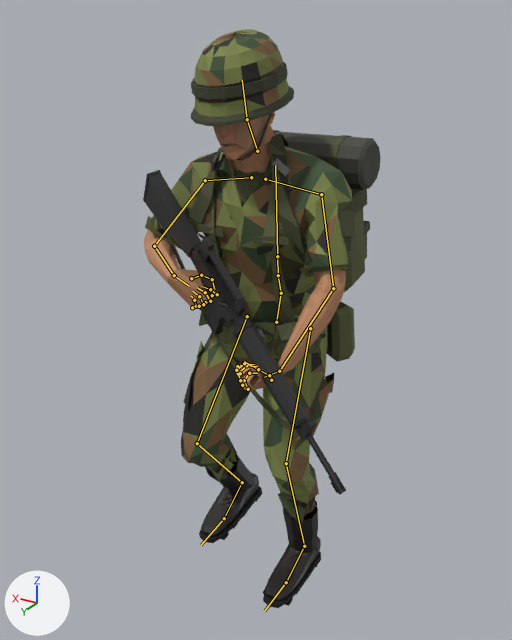
Two versions of the glTF model src/Game.Godot/Assets/Infantry/US/us_rifleman.glb, one commit apart.
Camera for both pictures: a 50 mm camera at (-1.0, 1.802, 1.78) aimed at (0.012, 0.115, 0.937). The axes (+X, +Y, +Z) are drawn at lower left. The lights are the same throughout. The first picture is the older version. Both versions are drawn at frame 4 of the action 'Run'; the numbers are the values there. The bones that change, and the others that lie on the model, are drawn over the model as lines.

Names of what the first picture shows: 'USRifleman'.
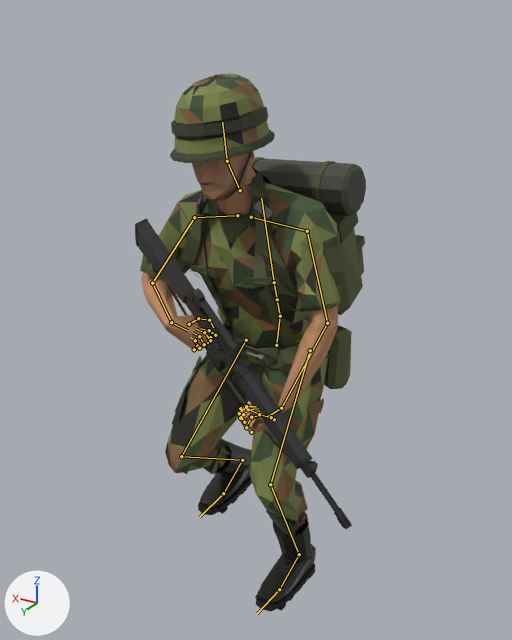
Commit message: feat(infantry): make moving infantry run with athletic combat sprint animation

The change, as a diff of the scene's bpy script:
```diff
--- a/src/Game.Godot/Assets/Infantry/US/us_rifleman.glb.py
+++ b/src/Game.Godot/Assets/Infantry/US/us_rifleman.glb.py
@@ bone_pelvis @@
 bone_pelvis = bpy.data.objects['USRiflemanRig'].pose.bones['pelvis']  # child of 'Root'
-bone_pelvis.location = (0.0, -0.047, -0.017)
-bone_pelvis.rotation_quaternion = (0.999, 0.0, 0.047, 0.017)  # degrees (0, 5, 2)
+bone_pelvis.location = (0.0, -0.121, -0.045)
+bone_pelvis.rotation_quaternion = (0.997, 0.0, 0.072, 0.028)  # degrees (0, 8, 3)
@@ bone_spine_01 @@
 bone_spine_01 = bpy.data.objects['USRiflemanRig'].pose.bones['spine_01']  # child of 'pelvis'
-bone_spine_01.rotation_quaternion = (0.995, 0.095, 0.001, 0.009)  # degrees (11, 0, 1)
+bone_spine_01.rotation_quaternion = (0.995, 0.103, 0.002, 0.016)  # degrees (12, 0, 2)
@@ bone_spine_02 @@
 bone_spine_02 = bpy.data.objects['USRiflemanRig'].pose.bones['spine_02']  # child of 'spine_01'
-bone_spine_02.rotation_quaternion = (0.998, -0.001, -0.065, 0.004)  # degrees (0, -7, 0)
+bone_spine_02.rotation_quaternion = (0.993, 0.064, -0.1, 0.025)  # degrees (7, -12, 2)
@@ bone_hand_r @@
 bone_hand_r = bpy.data.objects['USRiflemanRig'].pose.bones['hand_r']  # child of 'lowerarm_r'
-bone_hand_r.rotation_quaternion = (1.0, -0.001, -0.002, 0.007)  # degrees (0, 0, 1)
+bone_hand_r.rotation_quaternion = (1.0, 0.0, 0.001, -0.003)  # degrees (0, 0, 0)
@@ bone_neck_01 @@
 bone_neck_01 = bpy.data.objects['USRiflemanRig'].pose.bones['neck_01']  # child of 'spine_03'
-bone_neck_01.rotation_quaternion = (1.0, 0.0, 0.0, 0.0)  # degrees (0, 0, 0)
+bone_neck_01.rotation_quaternion = (0.998, -0.07, 0.006, 0.001)  # degrees (-8, 1, 0)
@@ bone_head @@
 bone_head = bpy.data.objects['USRiflemanRig'].pose.bones['head']  # child of 'neck_01'
-bone_head.rotation_quaternion = (1.0, 0.0, 0.0, 0.0)  # degrees (0, 0, 0)
+bone_head.rotation_quaternion = (0.998, -0.061, 0.004, 0.002)  # degrees (-7, 1, 0)
@@ bone_thigh_l @@
 bone_thigh_l = bpy.data.objects['USRiflemanRig'].pose.bones['thigh_l']  # child of 'pelvis'
-bone_thigh_l.rotation_quaternion = (-0.993, 0.094, 0.0, -0.069)  # degrees (-11, 1, 8)
+bone_thigh_l.rotation_quaternion = (-0.966, 0.207, 0.0, -0.155)  # degrees (-24, 4, 18)
@@ bone_calf_l @@
 bone_calf_l = bpy.data.objects['USRiflemanRig'].pose.bones['calf_l']  # child of 'thigh_l'
-bone_calf_l.rotation_quaternion = (0.979, 0.204, 0.0, -0.028)  # degrees (24, 1, -3)
+bone_calf_l.rotation_quaternion = (0.916, 0.395, 0.0, -0.064)  # degrees (46, 3, -7)
@@ bone_foot_l @@
 bone_foot_l = bpy.data.objects['USRiflemanRig'].pose.bones['foot_l']  # child of 'calf_l'
-bone_foot_l.rotation_quaternion = (0.99, -0.089, 0.0, 0.108)  # degrees (-10, 1, 12)
+bone_foot_l.rotation_quaternion = (0.966, -0.221, 0.0, 0.136)  # degrees (-25, 3, 15)
@@ bone_thigh_r @@
 bone_thigh_r = bpy.data.objects['USRiflemanRig'].pose.bones['thigh_r']  # child of 'pelvis'
-bone_thigh_r.rotation_quaternion = (0.961, -0.261, 0.0, -0.088)  # degrees (-30, -3, -10)
+bone_thigh_r.rotation_quaternion = (0.921, -0.376, 0.0, -0.101)  # degrees (-44, -4, -11)
@@ bone_calf_r @@
 bone_calf_r = bpy.data.objects['USRiflemanRig'].pose.bones['calf_r']  # child of 'thigh_r'
-bone_calf_r.rotation_quaternion = (0.848, 0.527, 0.0, -0.062)  # degrees (64, 4, -6)
+bone_calf_r.rotation_quaternion = (0.675, 0.731, 0.0, -0.101)  # degrees (94, 8, -8)
@@ bone_foot_r @@
 bone_foot_r = bpy.data.objects['USRiflemanRig'].pose.bones['foot_r']  # child of 'calf_r'
-bone_foot_r.rotation_quaternion = (0.977, -0.212, 0.0, -0.037)  # degrees (-24, -1, -4)
+bone_foot_r.rotation_quaternion = (0.914, -0.402, 0.0, -0.045)  # degrees (-47, -2, -5)
```

What differs and where, as boxes [x1, y1, x2, y2] in the pictures (512 x 640 px):
'USRifleman', posed (7% shorter)
    before: [143, 29, 381, 608]
    after: [135, 73, 366, 611]
bone 'pelvis', root to tip
    before: (276, 322) to (281, 293)
    after: (276, 345) to (280, 316)
bone 'spine_01', root to tip
    before: (281, 293) to (278, 275)
    after: (280, 316) to (277, 299)
bone 'spine_02', root to tip
    before: (278, 275) to (277, 256)
    after: (277, 299) to (274, 282)
bone 'hand_r', root to tip
    before: (174, 275) to (189, 286)
    after: (171, 322) to (187, 330)
bone 'neck_01', root to tip
    before: (257, 151) to (247, 119)
    after: (240, 190) to (227, 161)
bone 'head', root to tip
    before: (247, 119) to (242, 80)
    after: (227, 161) to (222, 122)
bone 'thigh_l', root to tip
    before: (310, 328) to (286, 463)
    after: (310, 350) to (270, 484)
bone 'calf_l', root to tip
    before: (286, 463) to (304, 546)
    after: (270, 484) to (299, 554)
bone 'foot_l', root to tip
    before: (304, 546) to (286, 582)
    after: (299, 554) to (279, 589)
bone 'thigh_r', root to tip
    before: (247, 316) to (197, 443)
    after: (246, 340) to (181, 456)
bone 'calf_r', root to tip
    before: (197, 443) to (242, 482)
    after: (181, 456) to (242, 460)
bone 'foot_r', root to tip
    before: (242, 482) to (224, 518)
    after: (242, 460) to (223, 493)
